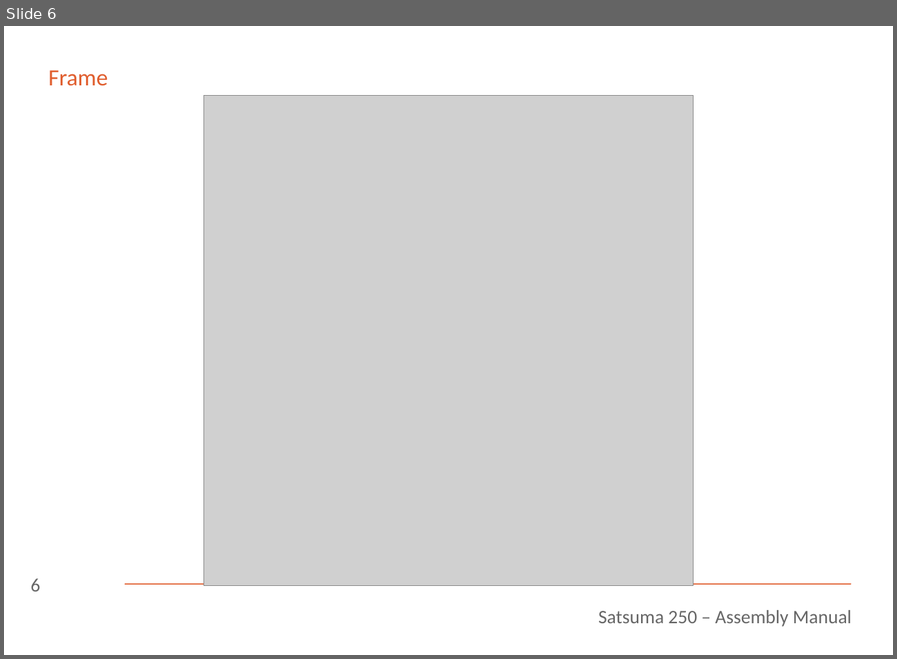
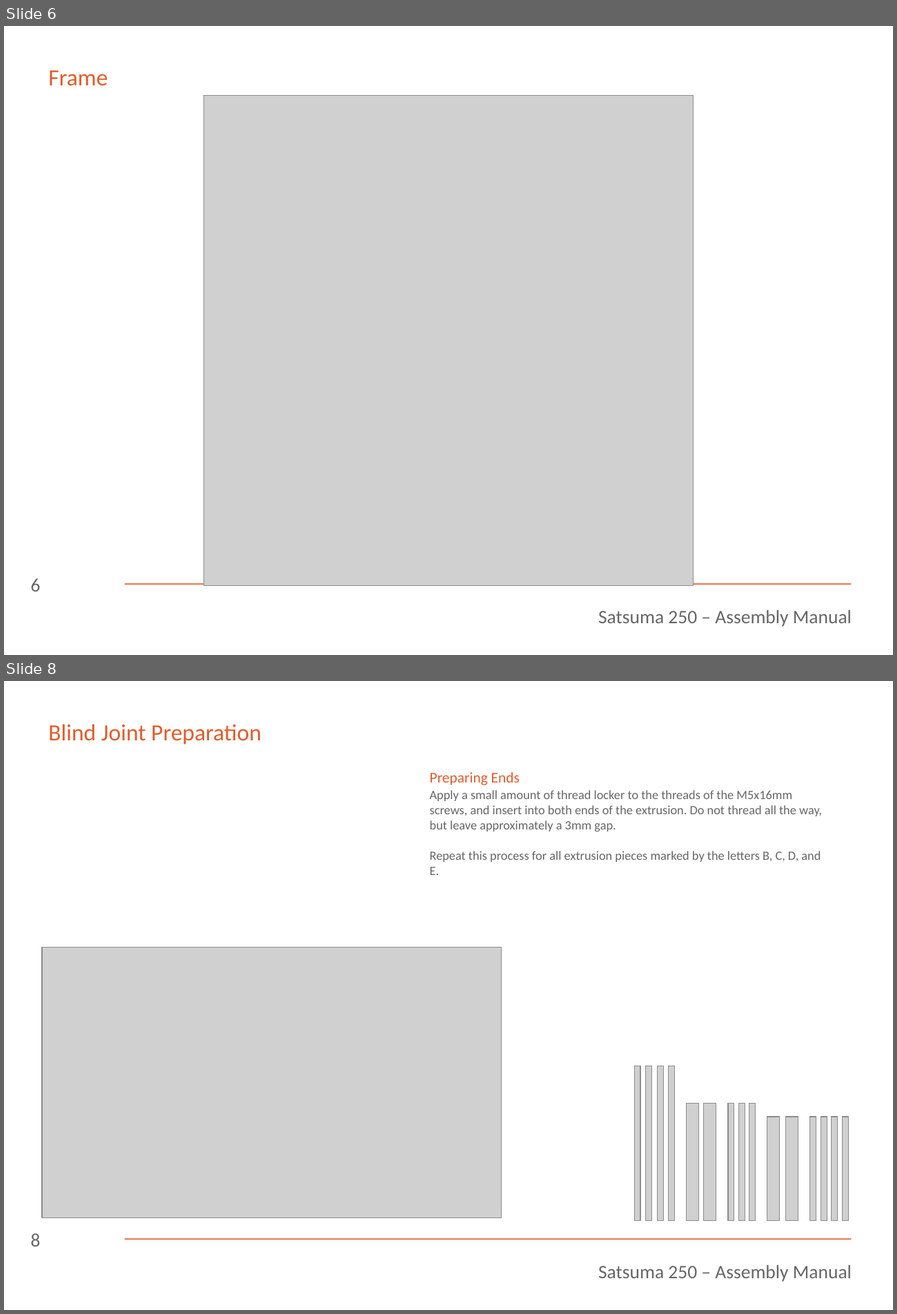
Before and after one commit to Satsuma3D/Satsuma-250, a slide deck: Manual/Assembly Manual.odp. Shown one above the other, each under a label of ours: slide 6 before the commit, slides 6 and 8 after it; the slides between them are not shown. The pictures are 897x659 and 897x1314 pixels, drawn with LibreOffice and Linux fonts; fonts in the diff are those of the drawing; grey boxes stand for pictures. Boxes give left, top, right and bottom in pixels: in the first picture for what was removed or moved away, otherwise in the second. Text is boxed around its words. In the diff, an @@ line names an element or a change of style, - is before the commit and + after.

Commit message:
Blind joint preparation

```diff
--- a/Manual/Assembly Manual.odp
+++ b/Manual/Assembly Manual.odp
@@ slide 8 added at (4, 681, 893, 1310), background #FFFFFF; not listed: 2 template elements that a slide beside it also shows @@
@@ title added at (48, 724, 261, 744), 22 pt, text #E05D2D @@
+Blind Joint Preparation
@@ text added at (430, 772, 519, 785), 14 pt, text #E05D2D @@
+Preparing Ends
@@ text added at (430, 790, 822, 875), 12 pt, text #666666 @@
+Apply a small amount of thread locker to the threads of the M5x16mm screws, and insert into both ends of the extrusion. Do not thread all the way, but leave approximately a 3mm gap.
+Repeat this process for all extrusion pieces marked by the letters B, C, D, and E.
@@ picture added at (42, 947, 501, 1218) @@
@@ group added at (634, 1066, 848, 1221): 15 pictures @@
@@ page number added at (31, 1233, 41, 1246), 18 pt, text #666666 @@
+8
```
Also in this commit, not shown: 2 slides changed, 3 other files.
